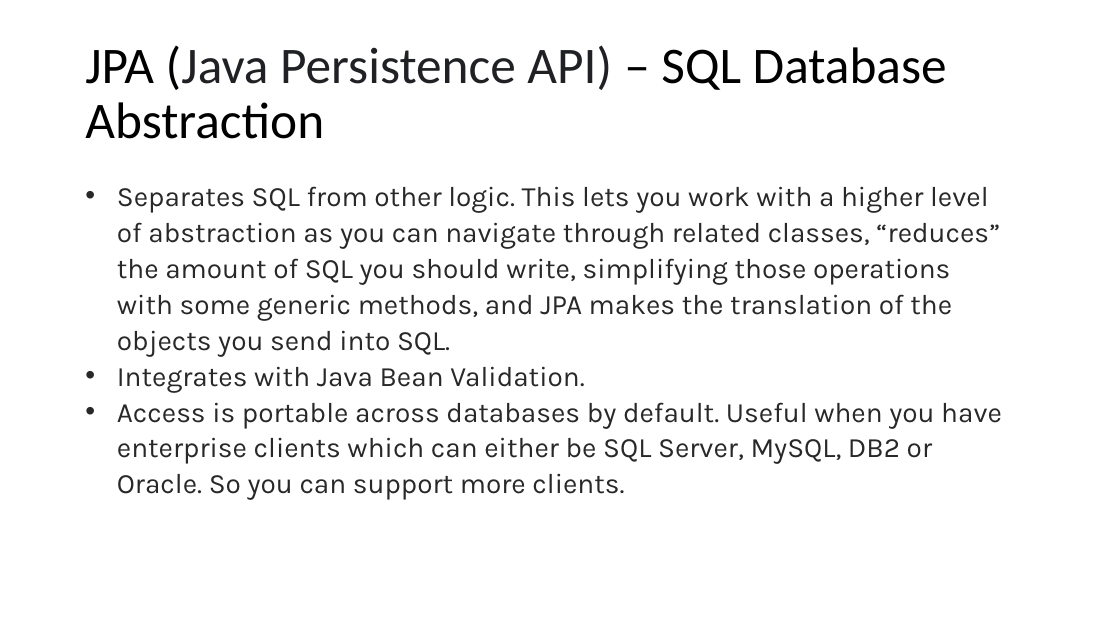
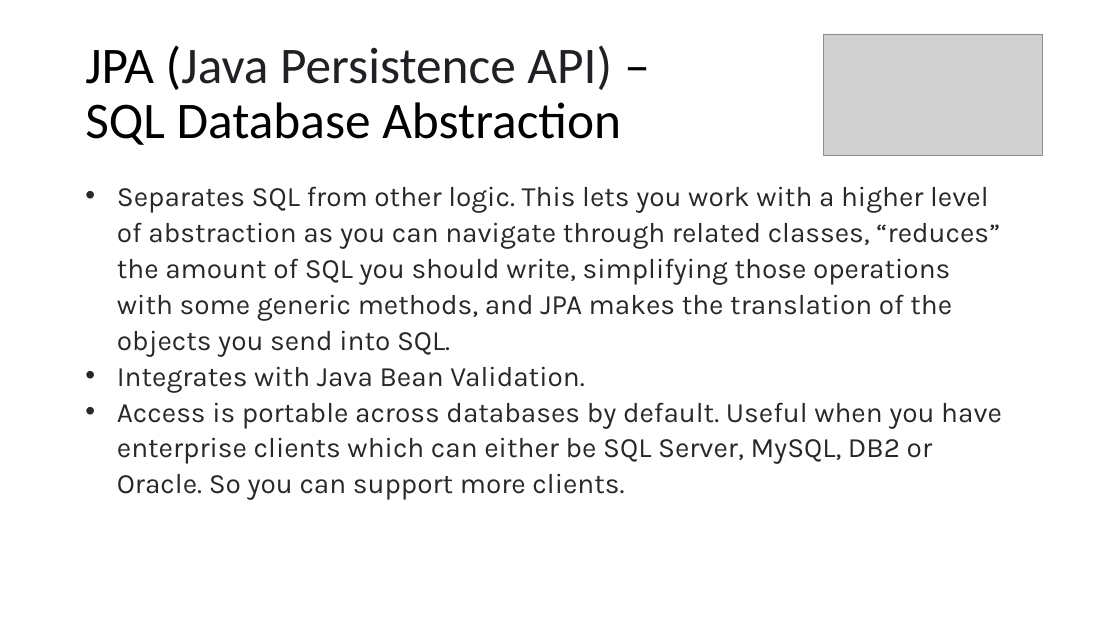
Before and after one commit to eNtrozx/todosys, a slide deck: slide 8 of Presentation.pptx. Drawn at 1120x630 pixels with LibreOffice and Linux fonts; fonts in the diff are those of the drawing; grey boxes stand for pictures. Boxes give left, top, right and bottom in pixels: in the first picture for what was removed or moved away, otherwise in the second. Text is boxed around its words. In the diff, an @@ line names an element or a change of style, - is before the commit and + after.

```diff
--- a/Presentation.pptx
+++ b/Presentation.pptx
@@ title "JPA (Java Persistence API) – ..." rewrapped from [85,45,947,139] to [85,45,621,145] @@
@@ picture added at [823,34,1043,155] @@
```
Also in this commit, not shown: 11 other slides changed.
